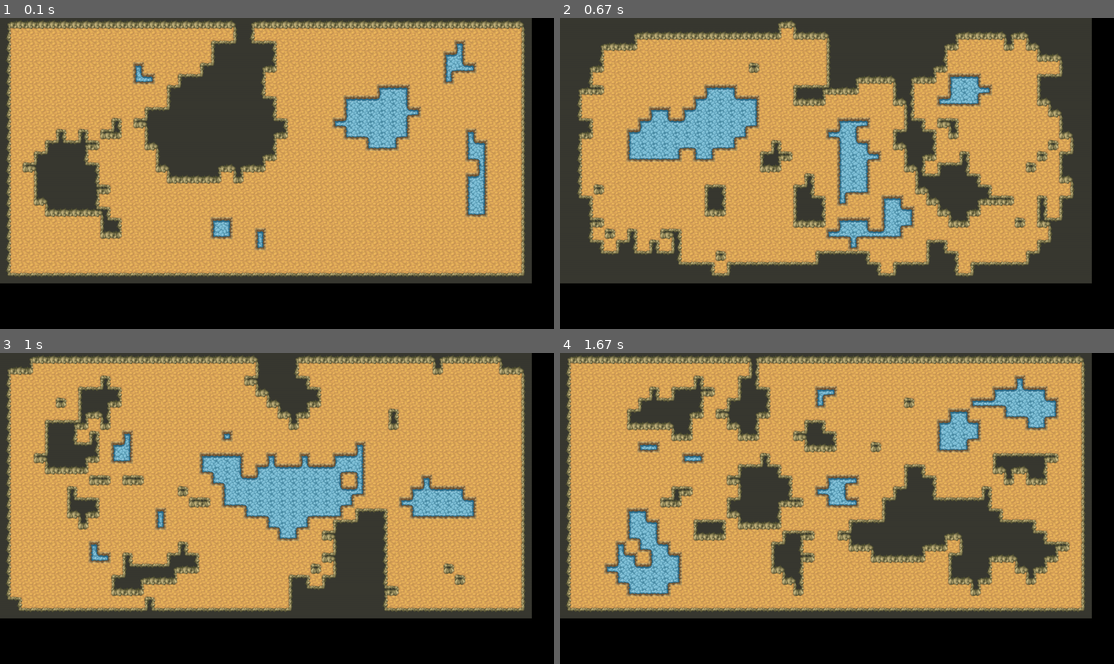
Above: before the commit, frames 1-4 (two rows, left to right).
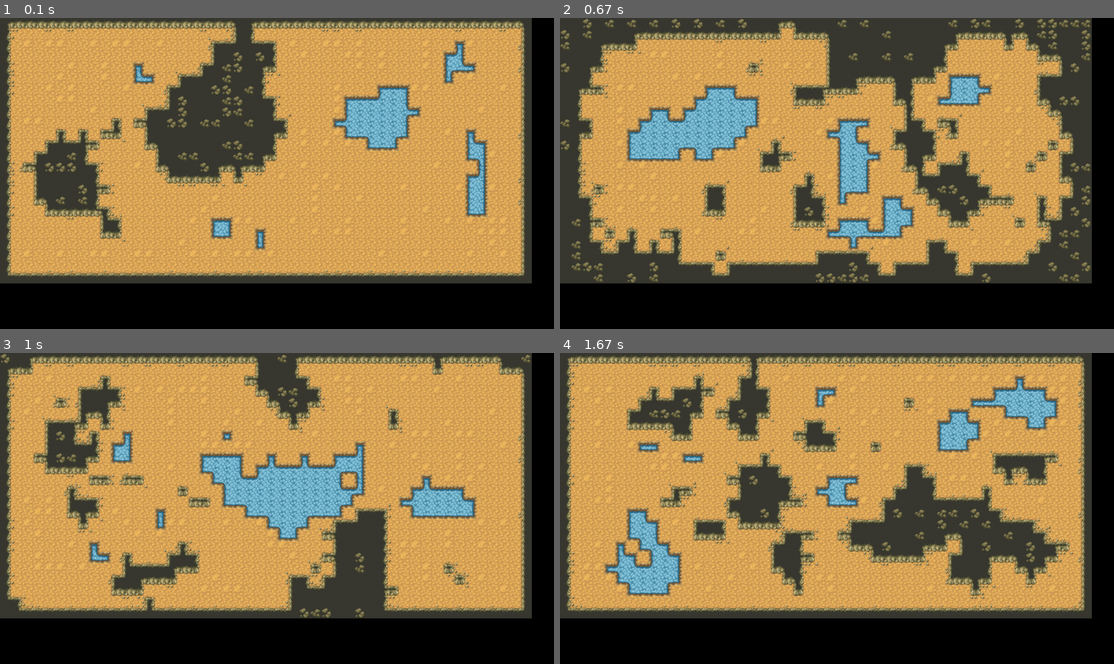
Above: after the commit, the same moments.

Repository: leo3065/pygame-2D-walk
Game: pygame game, started from main.py
Two runs of this game, one before a commit and one after it. Both use one fixed random seed, a clock stepped at 60 frames per second and the inputs below.
Inputs:
- Up to frame 1 (0.1 s): no input
- Up to frame 2 (0.67 s): tap Enter at 0.33 s
- Up to frame 3 (1 s): tap Enter at 0.67 s
- Up to frame 4 (1.67 s): tap Enter at 1.1 s

The runs differ from the first frame. In frame 1, 1.8% of the frame differs, in the area x 2-94%, y 3-82%; in frame 2, 2.6%, in the area x 0-96%, y 0-85%; in frame 3, 1.6%; in frame 4, 1.7%.

Commit message:
implements alternate tile style

Diff:
--- a/main.py
+++ b/main.py
@@ -8,6 +8,7 @@
 import map_gen
 import tile
 import img_util
+from tile_type import Tile_type
 
 pygame.init()
 window_surface = pygame.display.set_mode((1200, 675))
@@ -19,23 +20,18 @@
 tile_size = 24
 tile_path = 'asset/tile/mt_steel_1-5.png'
 
-class Tile_type(enum.IntEnum):
-    Ground = 0
-    Wall = 1
-    Water = 2
-    Ground_alt = 10
-    Water_sparkle = 20
-
 tile_loader = tile.Tile_sheet_loader(
     tile_path,
     tile_origin=(84, 163), tile_size=(24, 24), tile_unit=(25, 25),
     transpert_key=(255, 0, 255),
     type_offsets={
-        Tile_type.Ground: (9 ,0),
-        Tile_type.Ground_alt: (12 ,0),
-        Tile_type.Wall: (0, 0),
-        Tile_type.Water: (18, 0),
-        Tile_type.Water_sparkle: (21,0),
+        Tile_type.GROUND: (9 ,0),
+        Tile_type.GROUND_ALT: (12 ,0),
+        Tile_type.WALL: (0, 0),
+        Tile_type.WALL_ALT: (3, 0),
+        Tile_type.WALL_ALT_2: (6, 0),
+        Tile_type.WATER: (18, 0),
+        Tile_type.WATER_SPARKLE: (21,0),
     },
     connectiviy_offsets={
         tile.Tile_connectivity.from_dpad([2,3,6]): (0,0),
@@ -97,35 +93,71 @@
     }
 )
 
-def map_draw(target_surface, map_tile_id, tile_loader):
+def map_draw(target_surface, map_tile_id, tile_loader,
+             connected_tile_type=None):
     map_size = tuple(map_tile_id.shape)
-    map_tile_id_padded = np.zeros((map_size[0]+2,map_size[1]+2))
+    map_tile_id_padded = np.zeros((map_size[0]+2,map_size[1]+2)).astype(int)
     map_tile_id_padded[:,:] = 1
     map_tile_id_padded[1:-1,1:-1] = map_tile_id
+    if connected_tile_type is None:
+        connected_tile_type = {}
 
     for y in range(map_size[1]):
         for x in range(map_size[0]):
-            neighbors_array = (map_tile_id_padded[x:x+3,y:y+3] == map_tile_id[x,y]).T  # ij to xy
+            current_tile = map_tile_id[x,y]
+            if map_tile_id[x,y] not in connected_tile_type:
+                neighbors_array = (map_tile_id_padded[x:x+3,y:y+3] == map_tile_id[x,y]).T  # ij to xy
+            else:
+                neighbors_array = np.isin(map_tile_id_padded[x:x+3,y:y+3].T,  # ij to xy
+                                          np.array([int(t) for t in connected_tile_type[current_tile]]))
             connectivity = tile.Tile_connectivity.from_neighbor_array(neighbors_array)
-            tile_name = map_tile_id[x,y]
 
-            img = tile_loader.tile_sprite(tile_name, connectivity)
+            img = tile_loader.tile_sprite(current_tile, connectivity)
             pygame_img = img_util.pil_image_to_surface(img)
             target_surface.blit(pygame_img, (x*tile_size, y*tile_size))
 
-            if tile_name == Tile_type.Water:
-                img = tile_loader.tile_sprite(Tile_type.Water_sparkle, connectivity)
+            if current_tile == Tile_type.WATER:
+                img = tile_loader.tile_sprite(Tile_type.WATER_SPARKLE, connectivity)
                 pygame_img = img_util.pil_image_to_surface(img)
                 target_surface.blit(pygame_img, (x*tile_size, y*tile_size))
 
 map_surface = pygame.Surface((map_size[0]*tile_size, map_size[1]*tile_size))
 
+tile_replace_table = {
+    (Tile_type.GROUND, 0):
+        ({Tile_type.GROUND, Tile_type.WATER, Tile_type.GROUND_ALT},
+         {c for c in tile.Tile_connectivity.all_connectivity() if int(c) not in [0xFF, 0x9F, 0x3F, 0x8F, 0xAF]},
+         {
+             Tile_type.GROUND: 2,
+             Tile_type.GROUND_ALT: 1,
+        }),
+    (Tile_type.GROUND, 1):
+        ({Tile_type.GROUND, Tile_type.WATER, Tile_type.GROUND_ALT},
+         {tile.Tile_connectivity.FULL},
+         {
+             Tile_type.GROUND: 4,
+             Tile_type.GROUND_ALT: 1,
+        }),
+    (Tile_type.WALL, 0):
+        (None,
+         {tile.Tile_connectivity.FULL},
+         {
+             Tile_type.WALL: 4,
+             Tile_type.WALL_ALT: 1,
+             Tile_type.WALL_ALT_2: 1,
+        }),
+}
+tile_connect_table = {
+    Tile_type.GROUND_ALT: {Tile_type.GROUND, Tile_type.GROUND_ALT, Tile_type.WATER},
+    Tile_type.WALL: {Tile_type.WALL, Tile_type.WALL_ALT, Tile_type.WALL_ALT_2},
+    Tile_type.WALL_ALT: {Tile_type.WALL, Tile_type.WALL_ALT, Tile_type.WALL_ALT_2},
+    Tile_type.WALL_ALT_2: {Tile_type.WALL, Tile_type.WALL_ALT, Tile_type.WALL_ALT_2},
+}
+
 map_tile_id = map_gen.base_map_gen(map_size)
-map_tile_id = map_gen.map_replace_tile_ids(map_tile_id,
-    {
+map_tile_id = map_gen.map_replace_tile_ids(map_tile_id, tile_replace_table)
 
-    })
-map_draw(map_surface, map_tile_id, tile_loader)
+map_draw(map_surface, map_tile_id, tile_loader, tile_connect_table)
 window_surface.blit(map_surface, (0,0))
 pygame.display.update()
 
@@ -137,6 +169,8 @@
         if event.type == pygame.KEYDOWN:
             if event.key == pygame.K_RETURN:
                 map_tile_id = map_gen.base_map_gen(map_size)
-                map_draw(map_surface, map_tile_id, tile_loader)
+                map_tile_id = map_gen.map_replace_tile_ids(map_tile_id, tile_replace_table)
+
+                map_draw(map_surface, map_tile_id, tile_loader, tile_connect_table)
                 window_surface.blit(map_surface, (0,0))
                 pygame.display.update()
--- a/map_gen.py
+++ b/map_gen.py
@@ -130,12 +130,13 @@
         [0x80, 0x01, 0x10],
         [0x08, 0x00, 0x02],
         [0x40, 0x04, 0x20],
-        ]).T  # xy -> ij
-    return signal.convolve2d(tile_mask, bitmasks, mode='same', boundary='fill', fillvalue=border)
+        ])
+    return signal.convolve2d(tile_mask, bitmasks, mode='same', boundary='fill', fillvalue=border).astype(int)
 
 
 def map_replace_tile_ids(tile_id: np.ndarray,
-                         replace_map: Dict[Tuple[int, Optional[tile.Tile_connectivity]], Dict[int, float]],
+                         replace_map: Dict[int,
+                            Tuple[Optional[Set[int]], Optional[Set[tile.Tile_connectivity]], Dict[int, float]]],
                          seed: Any = None):
     """Replaces id in a tile map array.
 
@@ -143,26 +144,34 @@
         tile_id: The original tile map.
         replace_map:
             A replacement table in the following format:
-            {(from_id, connectivity): {to_id: weight, ...}, ...}
+            {(from_id, rule_id): ({connected_id}, {connectivity}, {to_id: weight, ...}), ...}
+            If {connected_id} is None, only onnected to the same tile type.
+            If {connectivity} is None, ignores connectivity.
+
     """
     if seed is not None:
         np.random.seed(seed)
     map_size = tile_id.shape
 
-    replace_masks = np.zeros(map_size, dtype=bool)
-    replace_value = np.zeros(map_size, dtype=int)
-    for tile_type, conn in replace_map:
-        targets = replace_map[(tile_type, conn)]
-        if conn is None:
-            mask = tile_id == tile_type
+    for tile_type, rule_id in replace_map:
+        connected_id, conn, targets = replace_map[(tile_type, rule_id)]
+        mask = tile_id == tile_type
+        if connected_id is None:
+            mask_connect = tile_id == tile_type
         else:
-            neighbor_map = gen_neighbor_value_maps(tile_id)
-            conn_np = np.array(int(c) for c in conn)
-            mask = (tile_id == tile_type) & np.isin(neighbor_map, conn_np)
+            connected_id_np = np.array([int(t) for t in connected_id])
+            mask_connect = np.isin(tile_id, connected_id_np)
 
-        target_gen = np.random.choice(targets.key(), p=targets.values(),
-                                      size=map_size)
-        replace_masks |= mask
-        replace_value = mask*target_gen
+        if conn is not None:
+            neighbor_map = gen_neighbor_value_maps(mask_connect)
+            conn_np = np.array([int(c) for c in conn])
+            mask &= np.isin(neighbor_map, conn_np)
 
-    return np.where(replace_masks, replace_value, tile_id)
+        target_sample = np.array([int(t) for t in targets.keys()])
+        target_weight = np.array(list(targets.values()), dtype=float)
+        target_weight /= np.sum(target_weight)
+        target_gen = np.random.choice(target_sample, p=target_weight, size=map_size)
+
+        tile_id = np.where(mask, target_gen, tile_id)
+
+    return tile_id
--- a/tile.py
+++ b/tile.py
@@ -4,6 +4,8 @@
 from PIL import Image
 import img_util
 import numpy as np
+
+from tile_type import Tile_type
 
 from typing import *
 
@@ -57,6 +59,12 @@
         for dirc in dpad:
             conn |= bitmasks[dirc]
         return Tile_connectivity(conn)
+
+    @staticmethod
+    def all_connectivity():
+        """Returns a set with all possible connections.
+        """
+        return {Tile_connectivity(c) for c in range(256)}
 
     def handle_courners(self):
         """Returns the connectivity with the connection of corner dropped if not both cardinal directions are connected.
@@ -116,8 +124,12 @@
             connectivity = Tile_connectivity.FULL
         if handles_corners:
             connectivity = connectivity.handle_courners()
+
+        tile_type = Tile_type(tile_type)
         offset = self.type_offsets[tile_type] + self.connectiviy_offsets[connectivity]
         upper_corner = self.tile_origin + offset
         lower_corner = upper_corner + self.tile_size
+        if self.sheet_image.getpixel((upper_corner.x+1, upper_corner.y+1)) == (0,128,128,255):
+            print('Missing tile style:', tile_type, connectivity)
         return self.sheet_image.crop((upper_corner.x, upper_corner.y,
                                       lower_corner.x, lower_corner.y))
--- /dev/null
+++ b/tile_type.py
@@ -0,0 +1,10 @@
+import enum
+
+class Tile_type(enum.IntEnum):
+    GROUND = 0
+    WALL = 1
+    WATER = 2
+    GROUND_ALT = 10
+    WALL_ALT = 20
+    WALL_ALT_2 = 21
+    WATER_SPARKLE = 100
